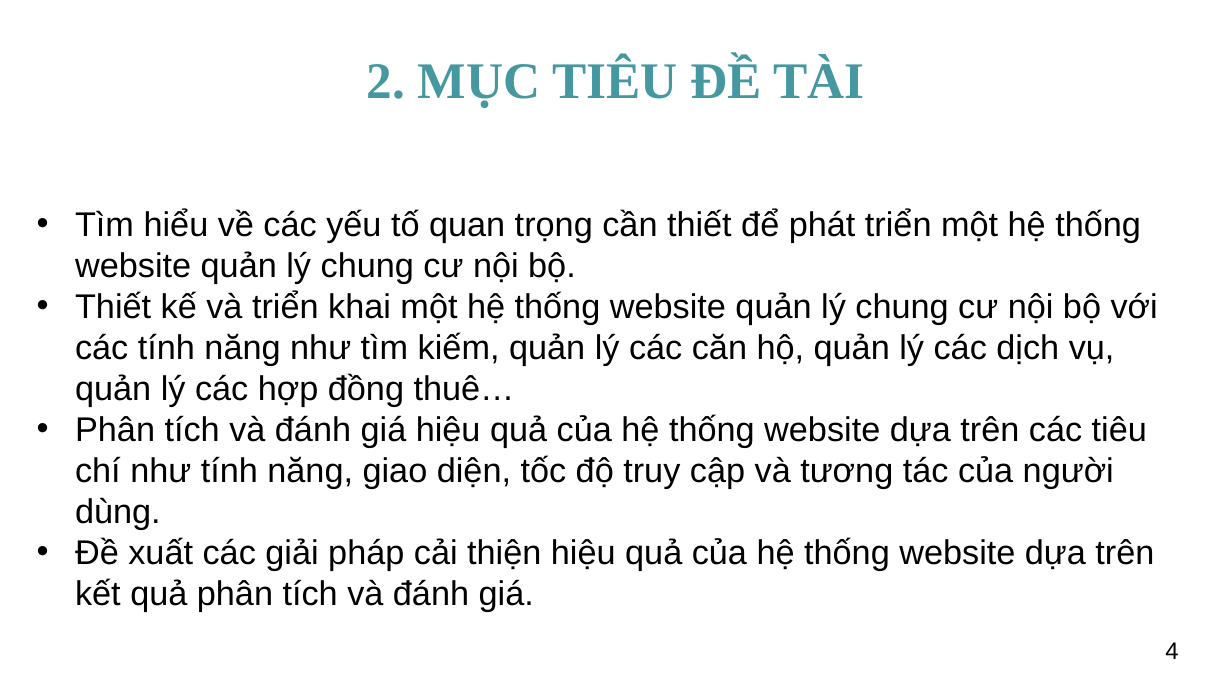
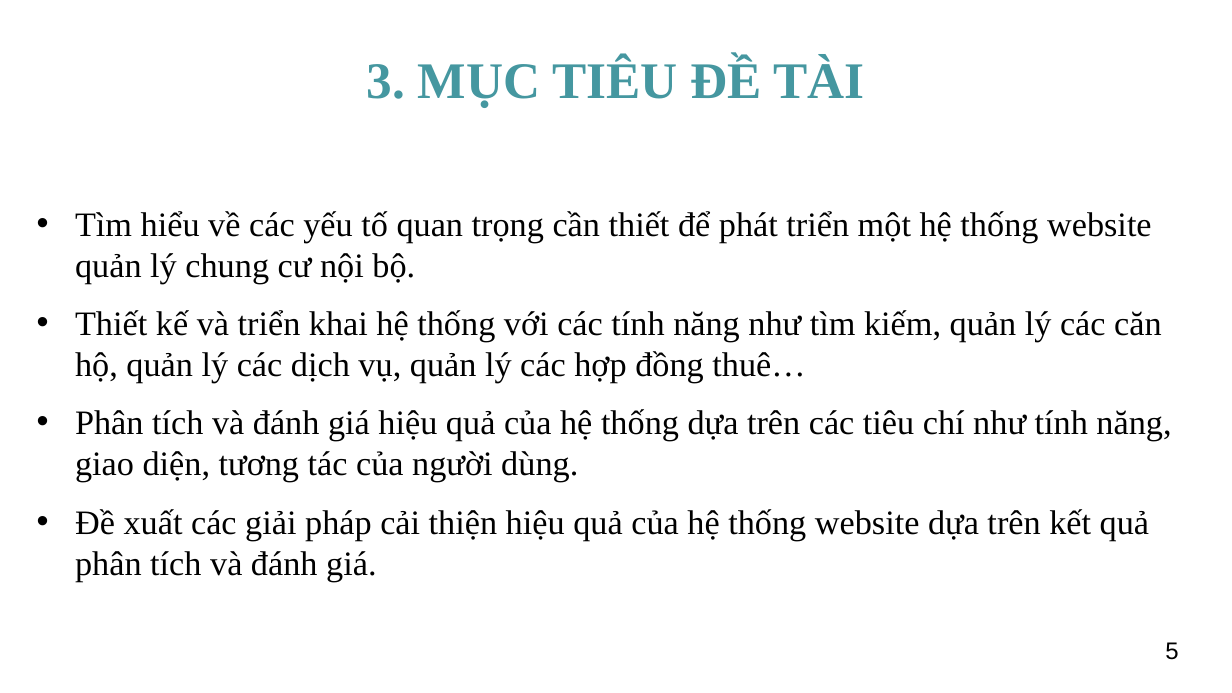
Before and after one commit to NguyenChienThangB1910143/QL_ChungCy, a slide deck: slide 5 of LCTN/B1910143_NguyenChienThang.pptx (slide 4 before the commit). Drawn at 1232x693 pixels with LibreOffice and Linux fonts; fonts in the diff are those of the drawing; background and template pictures are left out. Boxes give left, top, right and bottom in pixels: in the first picture for what was removed or moved away, otherwise in the second. Text is boxed around its words. In the diff, an @@ line names an element or a change of style, - is before the commit and + after.

```diff
--- a/LCTN/B1910143_NguyenChienThang.pptx
+++ b/LCTN/B1910143_NguyenChienThang.pptx
@@ title at [367,58,865,108]: text changed @@
-2. MỤC TIÊU ĐỀ TÀI
+3. MỤC TIÊU ĐỀ TÀI
@@ text at [75,211,1152,582]: font Arial to Times New Roman in "Tìm hiểu về các yếu tố quan ...", "Đề xuất các giải pháp cải thiện ..."; more space between paragraphs @@
@@ text at [75,310,1171,482]: text changed; font Arial to Times New Roman @@
-• Thiết kế và triển khai một hệ thống website quản lý chung cư nội bộ với các tính năng như tìm kiếm, quản lý các căn hộ, quản lý các dịch vụ, quản lý các hợp đồng thuê…
-• Phân tích và đánh giá hiệu quả của hệ thống website dựa trên các tiêu chí như tính năng, giao diện, tốc độ truy cập và tương tác của người dùng.
+• Thiết kế và triển khai hệ thống với các tính năng như tìm kiếm, quản lý các căn hộ, quản lý các dịch vụ, quản lý các hợp đồng thuê…
+• Phân tích và đánh giá hiệu quả của hệ thống dựa trên các tiêu chí như tính năng, giao diện, tương tác của người dùng.
@@ page number at [1165,642,1178,660]: text changed @@
-4
+5
```
Also in this commit, not shown: 9 other slides changed, 1 slide added, 14 other files.
